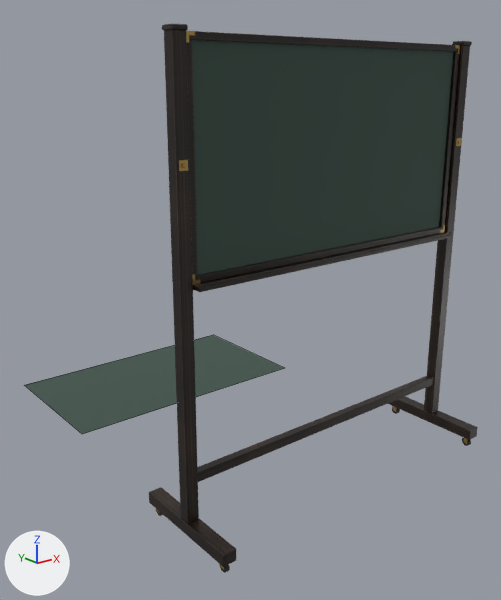
The FBX model unity-client/Assets/Art/JapaneseRoom/17B_Pizarron.fbx, before and after one commit.
The view is the same before and after, from a 50 mm lens placed at (-2.33, -2.27, 1.99), pointed at (0.07, 0.74, 0.79). Arrows for +X, +Y and +Z are at lower left; the lights stay in place. The older version comes first. Mesh edges are drawn as thin lines on the coarser meshes. Where no turn or scale is listed for an object, it has been applied to the vertices. Vertices at exactly the same position are counted once.

Names of what the first picture shows: 'SM_17B_Interfaz', 'SM_17B_Pizarron'.
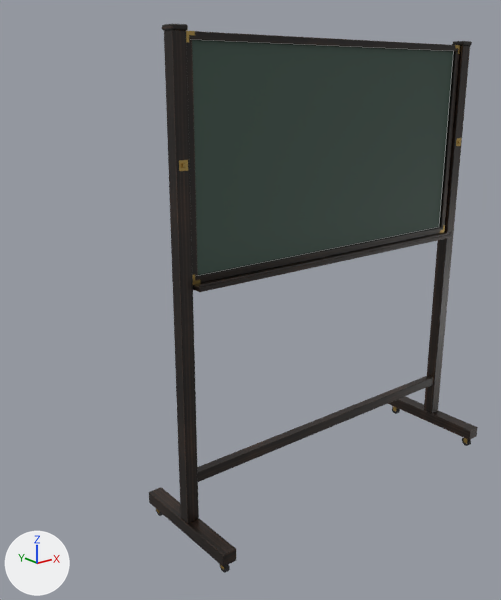
Where the newer file only moved an object's origin or applied its transform, the numbers keep the older frame.

Changed parts and their boxes [x1, y1, x2, y2] in the pictures (501 x 600 px):
'SM_17B_Interfaz', reshaped (136% taller): before [25, 335, 284, 434]; after [192, 40, 454, 275]
'SM_17B_Pizarron', unchanged, covered by the edit: [149, 24, 478, 573] in both

What changed in the scene script:
```text
Change me_sm_17b_interfaz_mesh:
    used by ob_sm_17b_interfaz; location = (0.0, 1.69, 0.0)
    remove me_sm_17b_interfaz_mesh.from_pydata(...)  # 4 vertices, 1 face; spans x -0.8..0.8, y -0.45..0.45, z 0.0
    add me_sm_17b_interfaz_mesh.from_pydata(...)  # 4 vertices, 1 face; spans x -0.8..0.8, y -1.69, z 1.24..2.14
    me_sm_17b_interfaz_mesh part 1
    me_sm_17b_interfaz_mesh.vertices[0].co: (0.8, -0.45, 0.0) -> (-0.8, -1.69, 1.24)  # pixel (285, 368) -> not seen
    me_sm_17b_interfaz_mesh.vertices[1].co: (-0.8, -0.45, 0.0) -> (0.8, -1.69, 1.24)  # pixel (82, 434) -> pixel (439, 226)
    me_sm_17b_interfaz_mesh.vertices[2].co: (-0.8, 0.45, 0.0) -> (0.8, -1.69, 2.14)  # pixel (24, 385) -> pixel (453, 51)
    me_sm_17b_interfaz_mesh.vertices[3].co: (0.8, 0.45, 0.0) -> (-0.8, -1.69, 2.14)  # pixel (213, 334) -> not seen
```
